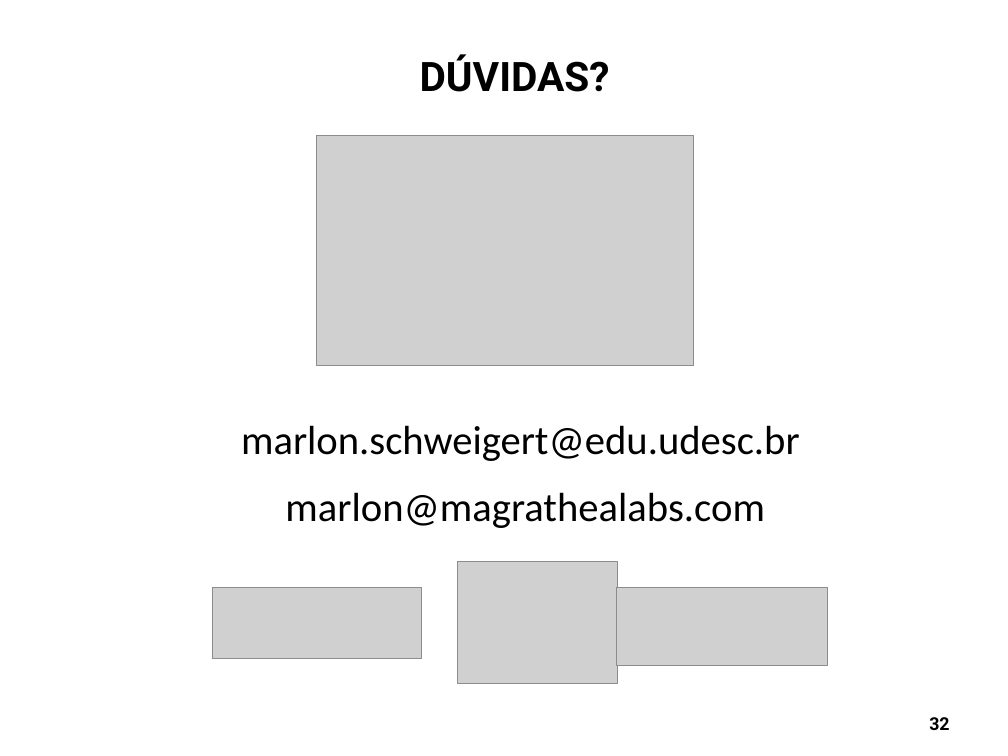
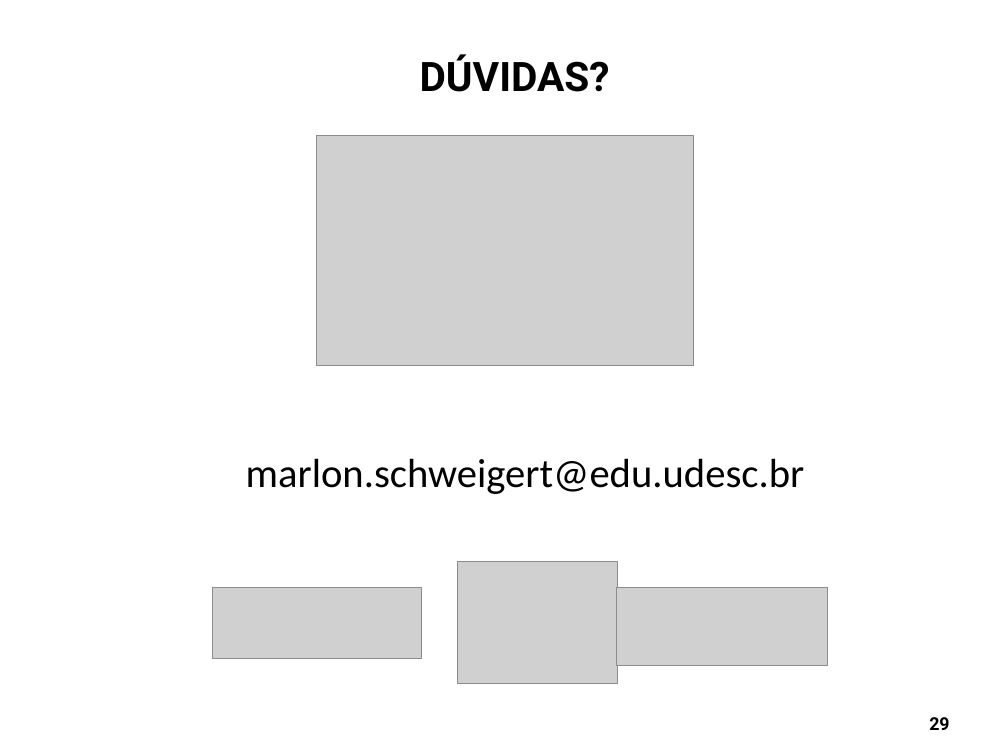
Before and after one commit to Schweigert/TCC, a slide deck: slide 29 of tcc/Apresentacao/apresentacao_tcc1.odp (slide 32 before the commit). Drawn at 1008x756 pixels with LibreOffice and Linux fonts; fonts in the diff are those of the drawing; grey boxes stand for pictures; background and template pictures are left out. Boxes give left, top, right and bottom in pixels: in the first picture for what was removed or moved away, otherwise in the second. Text is boxed around its words. In the diff, an @@ line names an element or a change of style, - is before the commit and + after.

```diff
--- a/tcc/Apresentacao/apresentacao_tcc1.odp
+++ b/tcc/Apresentacao/apresentacao_tcc1.odp
@@ text at box(285, 492, 764, 528): paragraph removed @@
-marlon@magrathealabs.com
@@ page number at box(929, 717, 949, 730): text changed @@
-32
+29
```
Also in this commit, not shown: 17 other slides changed, 3 slides removed, 4 other files.
